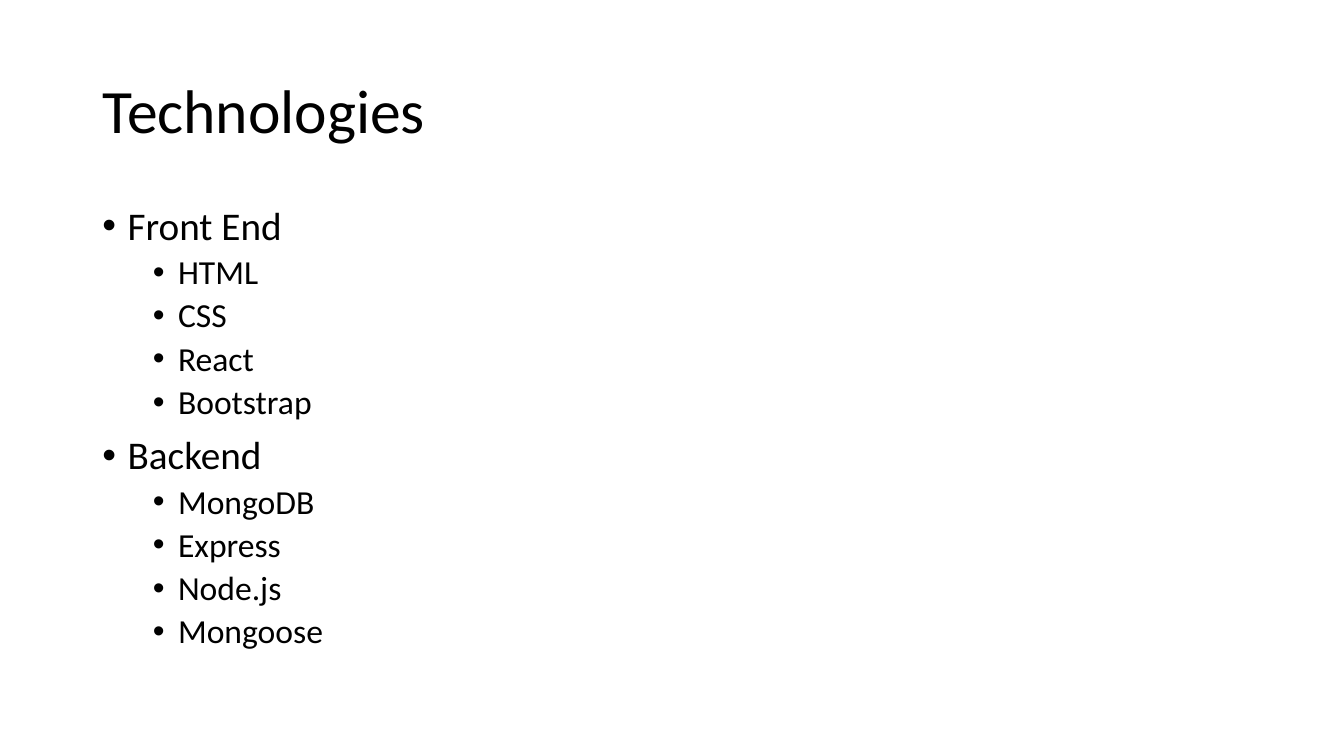
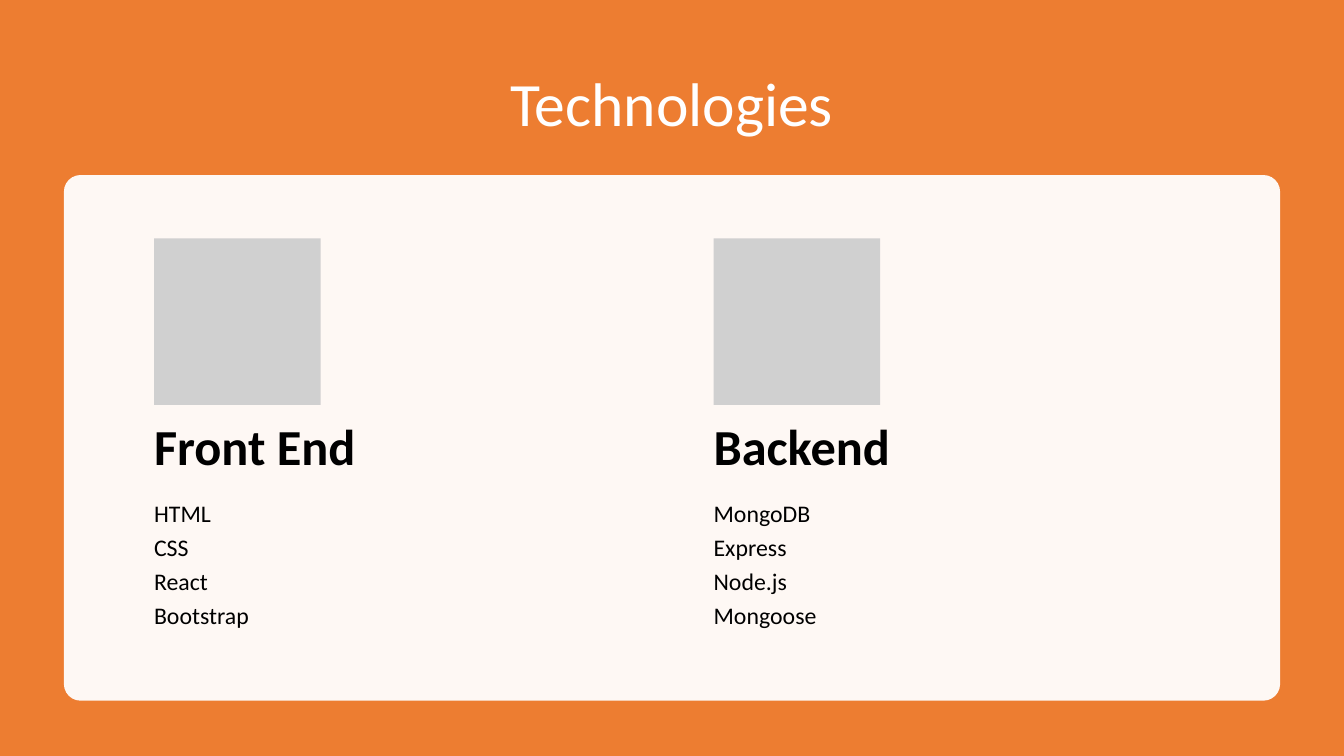
Before and after one commit to keira-mclean/capstone-cjk-be, a slide deck: slide 3 of Capstone3_CJK.pptx. Drawn at 1344x756 pixels with LibreOffice and Linux fonts; fonts in the diff are those of the drawing; grey boxes stand for pictures. Boxes give left, top, right and bottom in pixels: in the first picture for what was removed or moved away, otherwise in the second. Text is boxed around its words. In the diff, an @@ line names an element or a change of style, - is before the commit and + after.

```diff
--- a/Capstone3_CJK.pptx
+++ b/Capstone3_CJK.pptx
@@ rectangle added at (0,0,1344,756), fill #ED7D31 @@
@@ title "Technologies": place and size @@
-title "Technologies" at (102,90,425,144)
+title "Technologies" at (510,83,833,137)
@@ title "Technologies" at (510,83,833,137): text colour #000000 to #FFFFFF; alignment left to centre @@
@@ rounded rectangle added at (64,175,1280,701), fill #FFFFFF at 95% opacity @@
@@ text removed at (128,212,323,649) @@
-• Front End
-  • HTML
-  • CSS
-  • React
-  • Bootstrap
-• Backend
-  • MongoDB
-  • Express
-  • Node.js
-  • Mongoose
@@ group added at (154,238,890,628): 4 texts, 2 pictures @@
+Front End
+HTML
+CSS
+React
+Bootstrap
+Backend
+MongoDB
+Express
+Node.js
+Mongoose
```
Also in this commit, not shown: 4 other slides changed, 1 other file.
